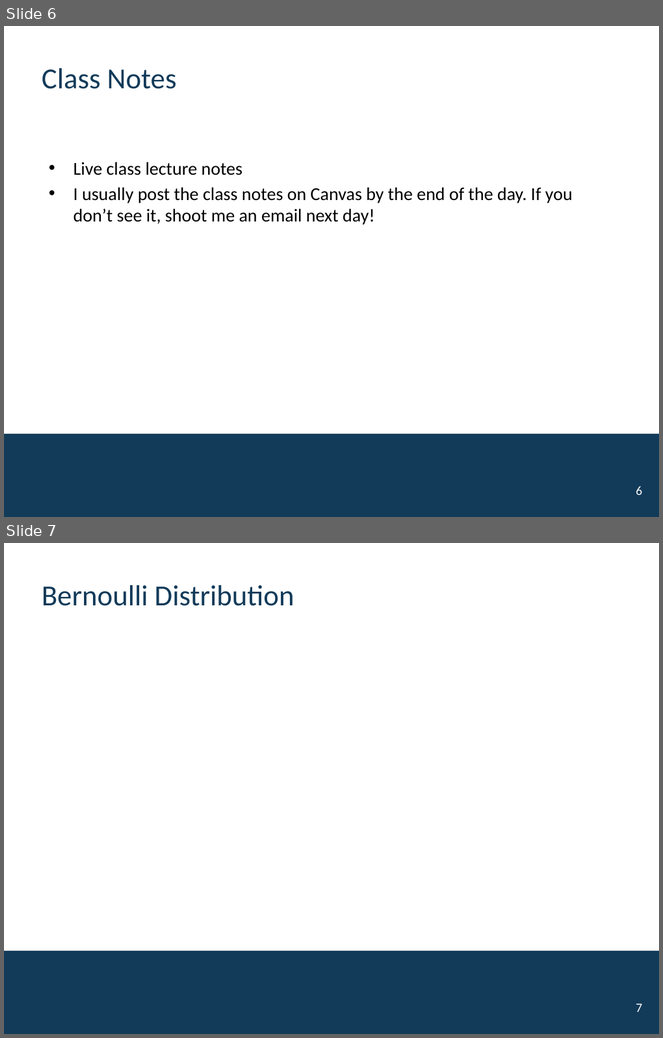
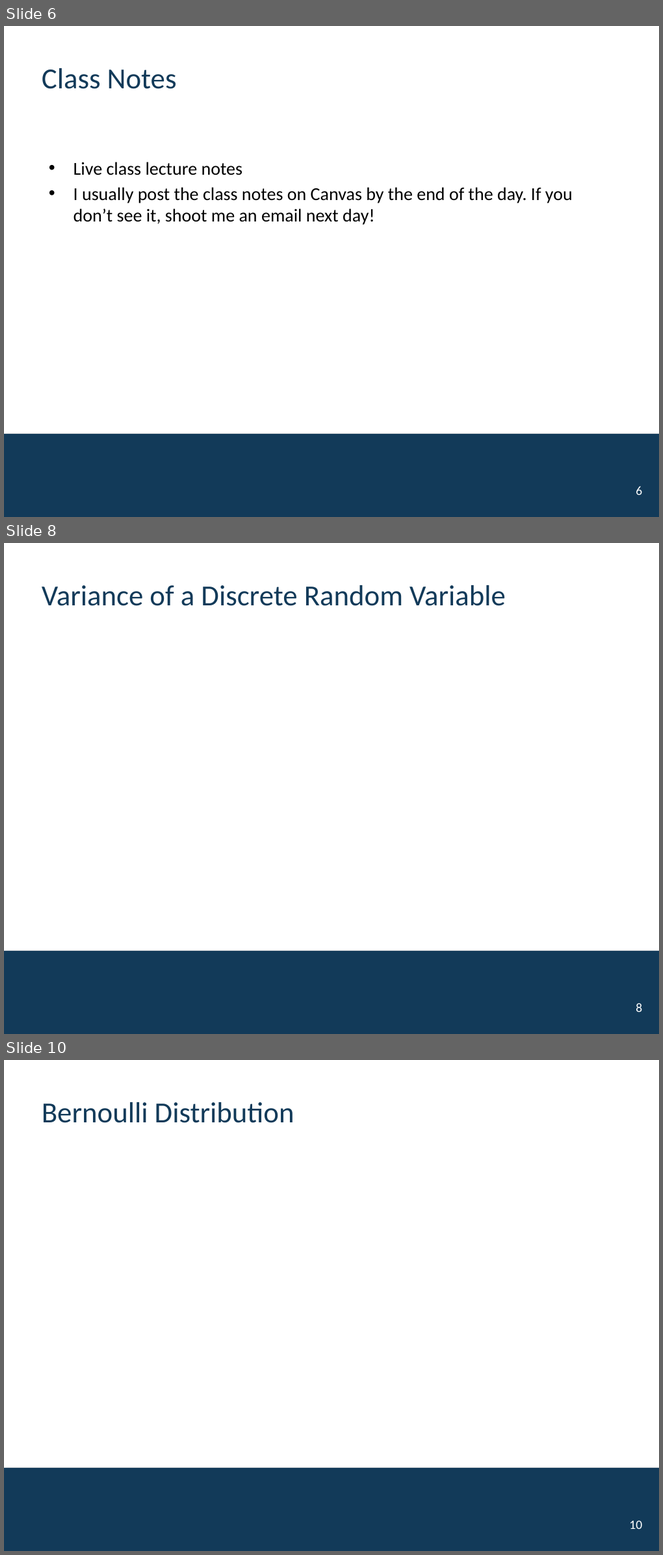
Before and after one commit to mutasim221B/CWRU-STAT-312-Fall-26, a slide deck: docs/activities/Unit-04-Discrete.pptx. Shown one above the other, each under a label of ours: slides 6 and 7 before the commit, slides 6, 8 and 10 after it; the slides between them are not shown. The pictures are 663x1038 and 663x1555 pixels, drawn with LibreOffice and Linux fonts; fonts in the diff are those of the drawing; background and template pictures are left out. Boxes give left, top, right and bottom in pixels: in the first picture for what was removed or moved away, otherwise in the second. Text is boxed around its words. In the diff, an @@ line names an element or a change of style, - is before the commit and + after.

```diff
--- a/docs/activities/Unit-04-Discrete.pptx
+++ b/docs/activities/Unit-04-Discrete.pptx
@@ slide 8 added at [4,543,659,1034], background #FFFFFF; not listed: 1 template element that a slide beside it also shows @@
@@ title added at [42,585,506,606], 32 pt, text #123A59 @@
+Variance of a Discrete Random Variable
@@ page number added at [636,1003,642,1012], 14 pt, text #FFFFFF @@
+8
@@ what was slide 7 is now slide 10 @@
@@ page number at [629,1521,642,1529]: text changed @@
-7
+10
```
Also in this commit, not shown: 2 other slides added, 10 other files.
